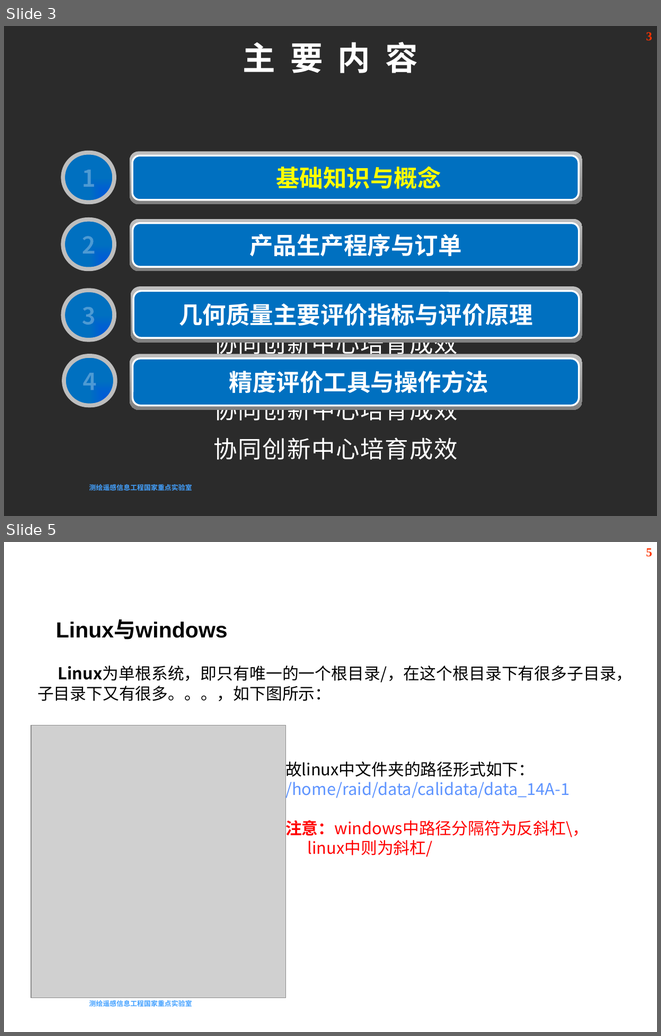
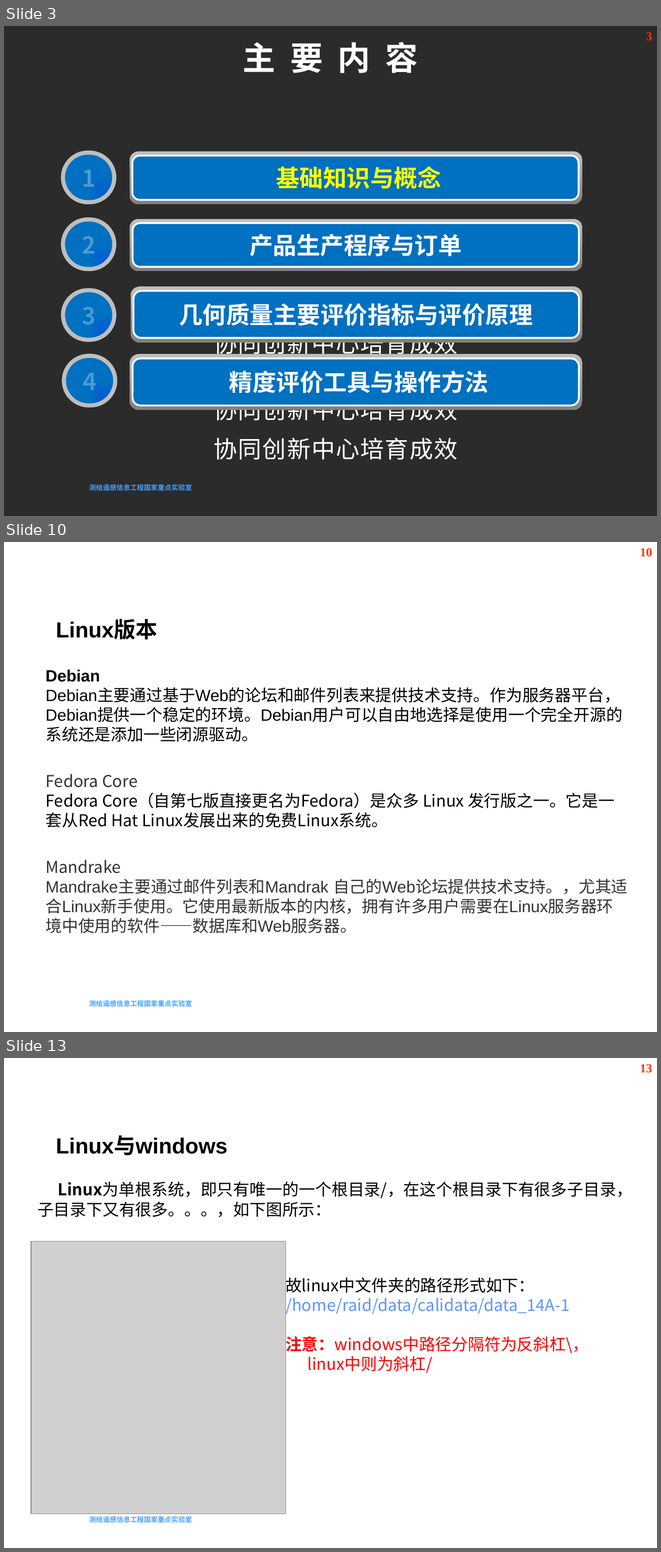
Before and after one commit to sugeryao/RSONE-Train-Material, a slide deck: 小组培训材料4--jzp.pptx. Shown one above the other, each under a label of ours: slides 3 and 5 before the commit, slides 3, 10 and 13 after it; the slides between them are not shown. The pictures are 661x1036 and 661x1552 pixels, drawn with LibreOffice and Linux fonts; fonts in the diff are those of the drawing; grey boxes stand for pictures; background and template pictures are left out; a plain dark background stands for a picture behind light text. Boxes give left, top, right and bottom in pixels: in the first picture for what was removed or moved away, otherwise in the second. Text is boxed around its words. In the diff, an @@ line names an element or a change of style, - is before the commit and + after.

```diff
--- a/小组培训材料4--jzp.pptx
+++ b/小组培训材料4--jzp.pptx
@@ slide 10 added at [4,542,657,1032], background picture (left out); not listed: 2 template elements that a slide beside it also shows @@
@@ text added at [4,544,657,597], 32 pt, text #FFFFFF, bold @@
+基础知识与概念
@@ text added at [56,620,158,640], 24 pt, text #000000, bold @@
+  Linux版本
@@ text added at [45,669,622,742], 18 pt, text #000000 @@
+Debian
+Debian主要通过基于Web的论坛和邮件列表来提供技术支持。作为服务器平台，Debian提供一个稳定的环境。Debian用户可以自由地选择是使用一个完全开源的系统还是添加一些闭源驱动。
@@ text added at [45,774,615,828], 18 pt, text #000000 @@
+Fedora Core
+Fedora Core（自第七版直接更名为Fedora）是众多 Linux 发行版之一。它是一套从Red Hat Linux发展出来的免费Linux系统。
@@ text added at [45,859,628,933], 18 pt, text #333333 @@
+Mandrake
+Mandrake主要通过邮件列表和Mandrak 自己的Web论坛提供技术支持。，尤其适合Linux新手使用。它使用最新版本的内核，拥有许多用户需要在Linux服务器环境中使用的软件——数据库和Web服务器。
@@ what was slide 5 is now slide 13 @@
@@ page number at [640,1064,652,1073]: text changed @@
-5
+13
```
Also in this commit, not shown: 3 slides changed, 8 other slides added.
